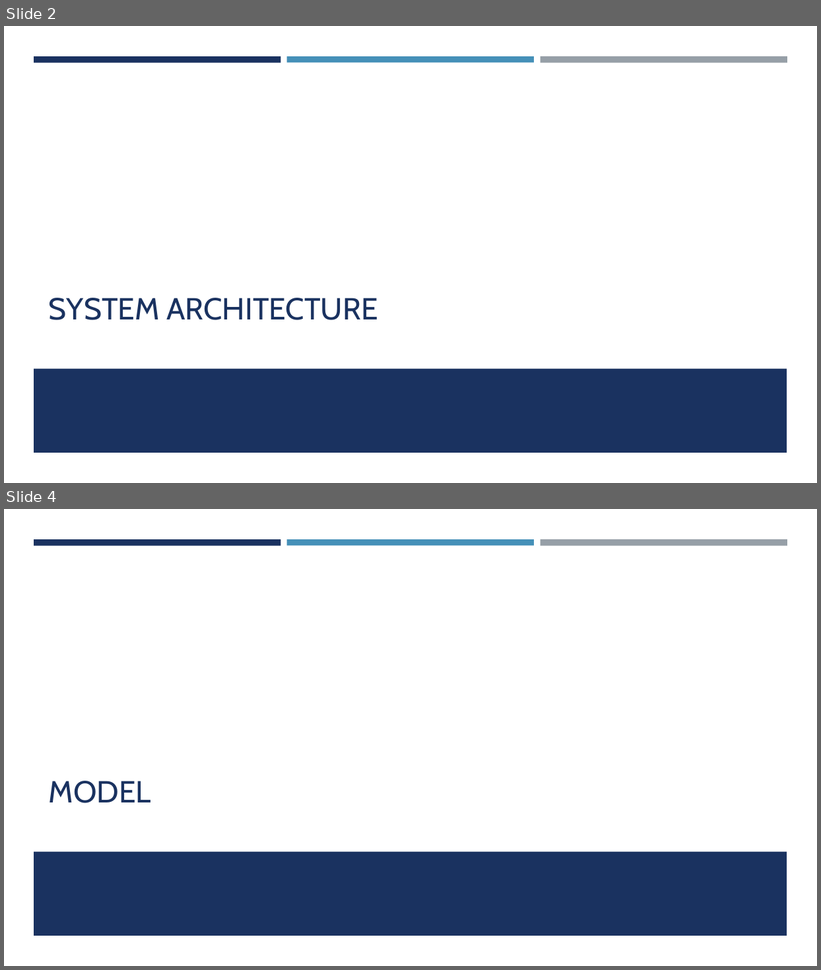
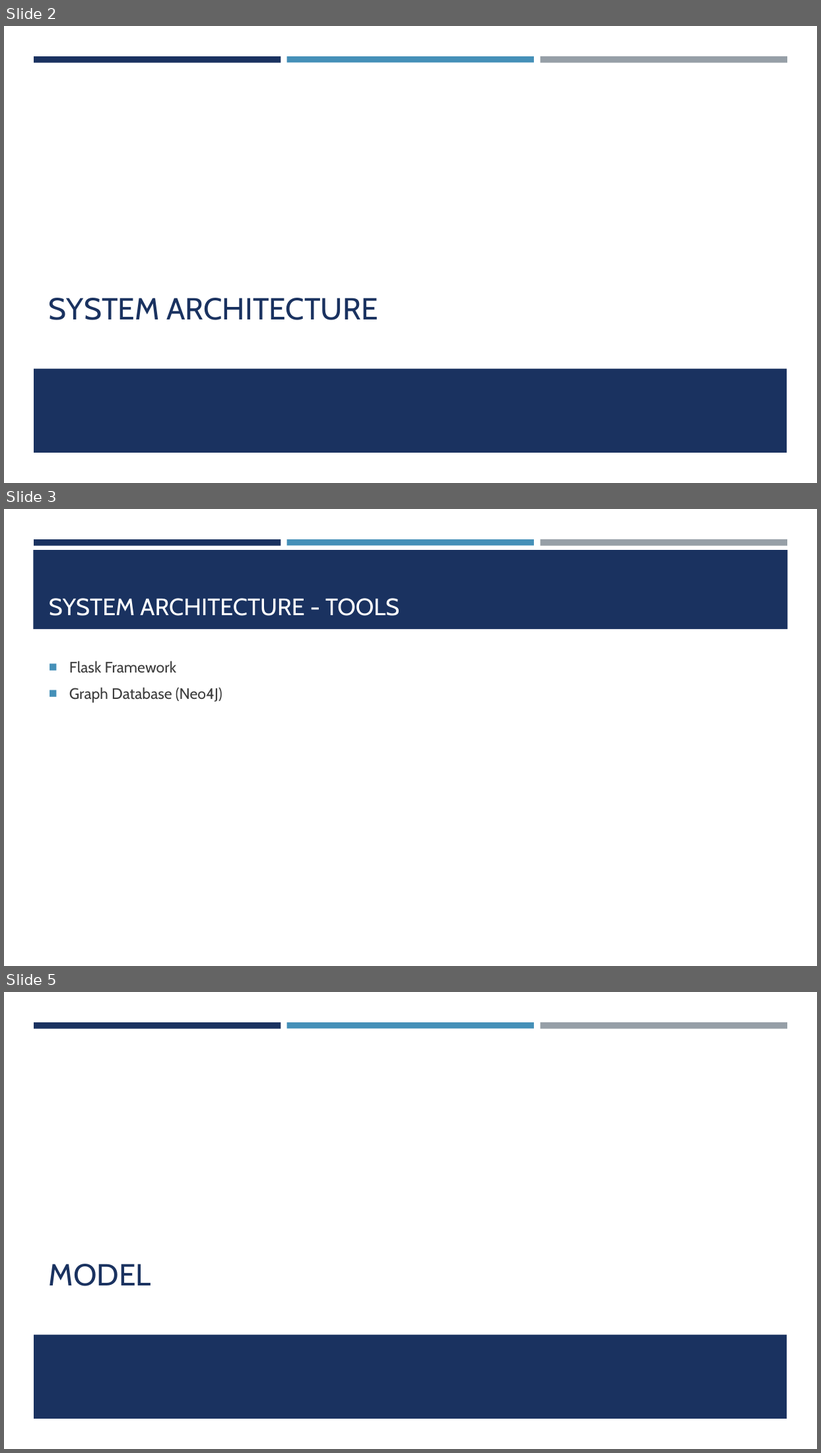
Before and after one commit to seakmengc/find_me, a slide deck: docs/find_me.pptx. Shown one above the other, each under a label of ours: slides 2 and 4 before the commit, slides 2, 3 and 5 after it; the slides between them are not shown. The pictures are 821x970 and 821x1453 pixels, drawn with LibreOffice and Linux fonts; fonts in the diff are those of the drawing. Boxes give left, top, right and bottom in pixels: in the first picture for what was removed or moved away, otherwise in the second. Text is boxed around its words. In the diff, an @@ line names an element or a change of style, - is before the commit and + after.

```diff
--- a/docs/find_me.pptx
+++ b/docs/find_me.pptx
@@ slide 3 added at (4,509,817,966), background #FFFFFF; not listed: 3 template elements that a slide beside it also shows @@
@@ rectangle added at (33,550,788,629), fill #1A3260 @@
@@ title added at (49,598,399,616), 28 pt, text #FFFFFF @@
+SYSTEM ARCHITECTURE - TOOLS
@@ text added at (69,661,222,703), 18 pt, text #3D3D3D @@
+■ Flask Framework
+■ Graph Database (Neo4J)
@@ what was slide 4 is now slide 5 @@
```
Also in this commit, not shown: 1 slide changed.
